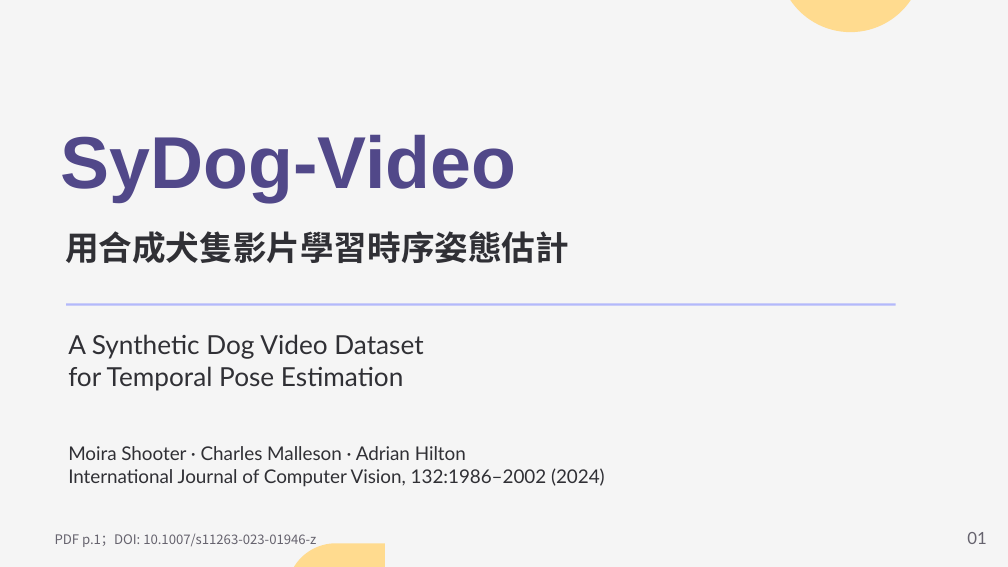
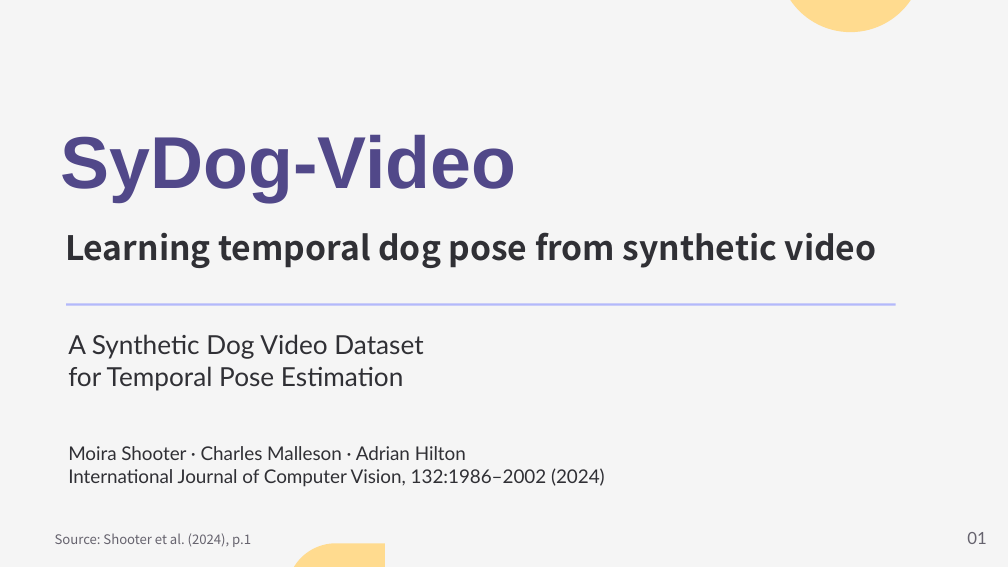
Before and after one commit to Funji713/presentation-design-pro, a slide deck: slide 1 of examples/sydog-video/SyDog-Video.pptx. Drawn at 1008x567 pixels with LibreOffice and Linux fonts; fonts in the diff are those of the drawing. Boxes give left, top, right and bottom in pixels: in the first picture for what was removed or moved away, otherwise in the second. Text is boxed around its words. In the diff, an @@ line names an element or a change of style, - is before the commit and + after.

```diff
--- a/examples/sydog-video/SyDog-Video.pptx
+++ b/examples/sydog-video/SyDog-Video.pptx
@@ text at (65,232,877,268): text changed @@
-用合成犬隻影片學習時序姿態估計
+Learning temporal dog pose from synthetic video
@@ text at (55,533,251,547): text changed @@
-PDF p.1；DOI: 10.1007/s11263-023-01946-z
+Source: Shooter et al. (2024), p.1
```
Also in this commit, not shown: 21 other slides changed, 9 slides added, 9 slides removed, 5 other files.
